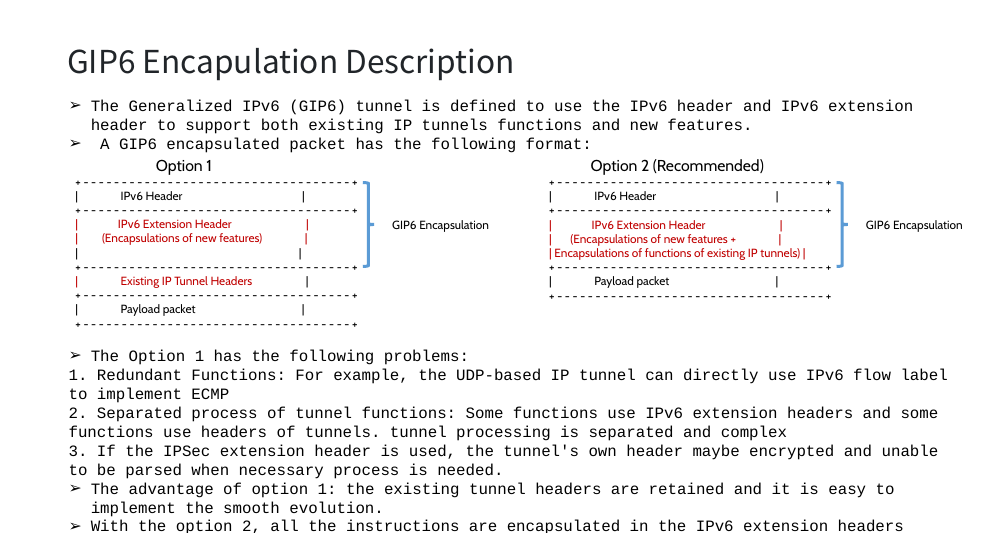
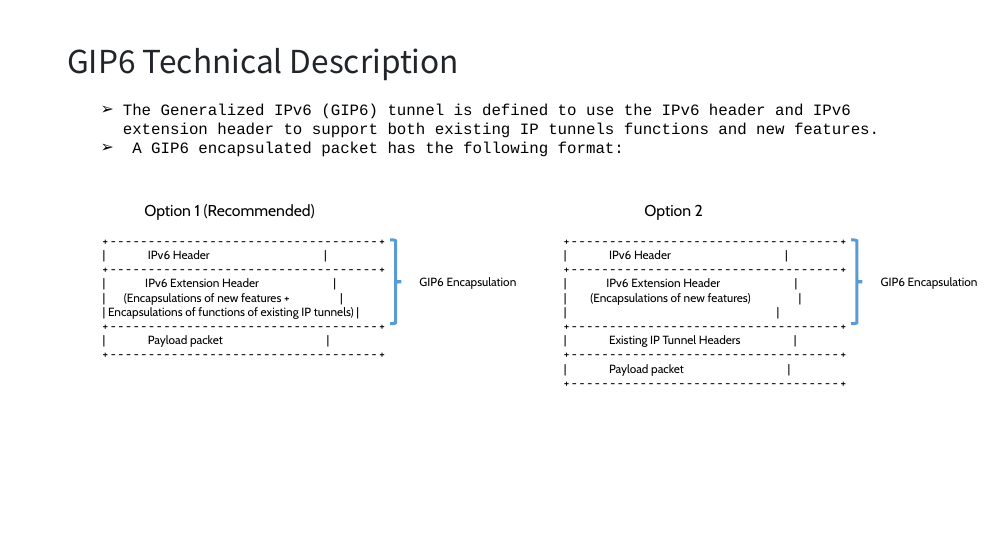
Before and after one commit to Generalized-IPv6-Tunnel/IETF116-Sidemeeting, a slide deck: slide 3 of 04 Generalized IPv6 Tunnel.pptx. Drawn at 1008x533 pixels with LibreOffice and Linux fonts; fonts in the diff are those of the drawing. Boxes give left, top, right and bottom in pixels: in the first picture for what was removed or moved away, otherwise in the second. Text is boxed around its words. In the diff, an @@ line names an element or a change of style, - is before the commit and + after.

```diff
--- a/04 Generalized IPv6 Tunnel.pptx
+++ b/04 Generalized IPv6 Tunnel.pptx
@@ title at (67,48,459,81): text changed @@
-GIP6 Encapulation Description
+GIP6 Technical Description
@@ text "The Generalized IPv6 (GIP6) tunnel ..." rewrapped from (91,100,913,153) to (123,104,879,157) @@
@@ text "Option 1 (Recommended)": place and size @@
-text "Option 1 (Recommended)" at (554,159,800,288)
+text "Option 1 (Recommended)" at (108,204,354,347)
@@ text at (144,204,315,220): text changed @@
-Option 2 (Recommended)
+Option 1 (Recommended)
@@ text "Option 2": place and size @@
-text "Option 2" at (102,159,262,316)
+text "Option 2" at (590,204,751,376)
@@ text at (644,204,703,220): text changed @@
-Option 1
+Option 2
@@ right brace: place and size @@
-right brace at (836,183,847,267)
+right brace at (390,240,402,323)
@@ right brace: place and size @@
-right brace at (363,183,374,267)
+right brace at (851,240,862,323)
@@ text at (108,278,354,319): text colour #C00000 to #000000 in "| IPv6 Extension Header |", "| (Encapsulations of new features + |", "| Encapsulations of functions of existing IP ..." @@
@@ text "GIP6 Encapsulation": place and size @@
-text "GIP6 Encapsulation" at (866,220,963,232)
+text "GIP6 Encapsulation" at (419,277,517,289)
@@ text at (590,278,751,347): text colour #C00000 to #000000 in "| IPv6 Extension Header |", "| (Encapsulations of new features) |", "| Existing IP Tunnel Headers" @@
@@ text "GIP6 Encapsulation": place and size @@
-text "GIP6 Encapsulation" at (392,220,489,232)
+text "GIP6 Encapsulation" at (881,277,978,289)
@@ text removed at (69,349,948,533) @@
-➢ The Option 1 has the following problems:
-1. Redundant Functions: For example, the UDP-based IP tunnel can directly use IPv6 flow label to implement ECMP
-2. Separated process of tunnel functions: Some functions use IPv6 extension headers and some functions use headers of tunnels. tunnel processing is separated and complex
-3. If the IPSec extension header is used, the tunnel's own header maybe encrypted and unable to be parsed when necessary process is needed.
-➢ The advantage of option 1: the existing tunnel headers are retained and it is easy to implement the smooth evolution.
-➢ With the option 2, all the instructions are encapsulated in the IPv6 extension headers which will facilitate the unifying process. This option is recommended in the document.
```
Also in this commit, not shown: 2 other slides changed, 5 slides added, 2 slides removed.
